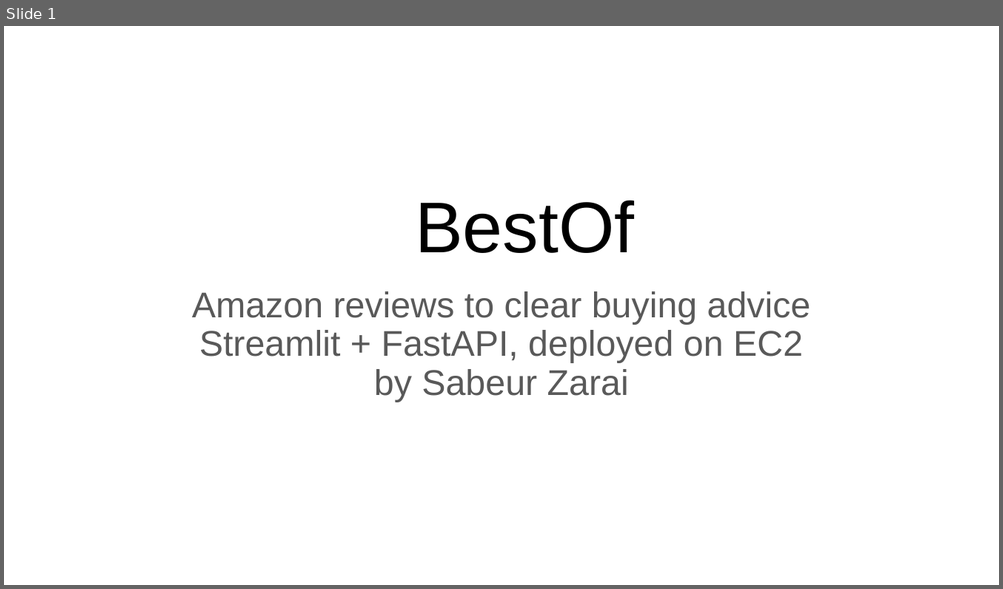
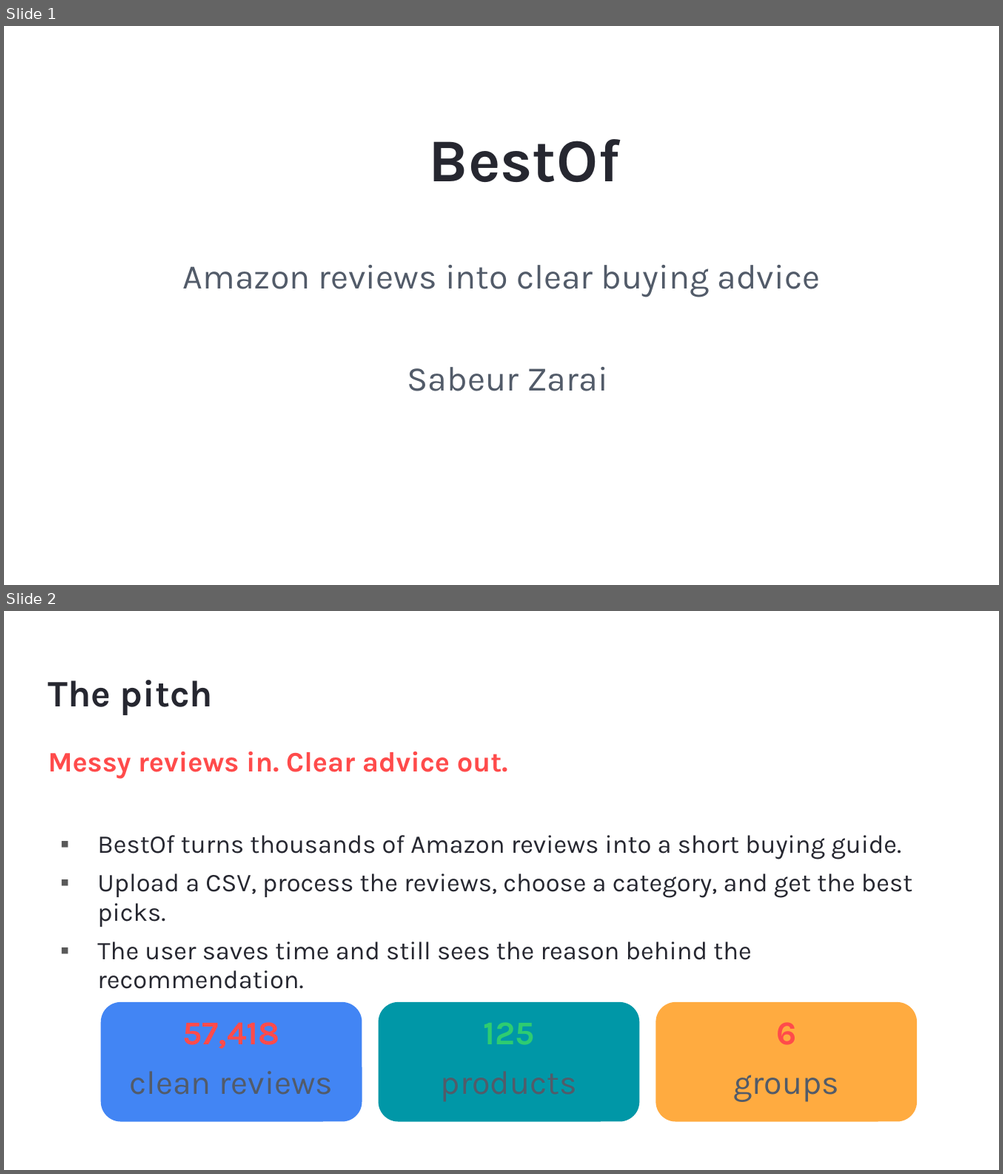
Before and after one commit to sabeurzarai/BestOf, a slide deck: BestOf_presentation.pptx. Shown one above the other, each under a label of ours: slide 1 before the commit, slides 1 and 2 after it. The pictures are 1003x589 and 1003x1174 pixels, drawn with LibreOffice and Linux fonts; fonts in the diff are those of the drawing. Boxes give left, top, right and bottom in pixels: in the first picture for what was removed or moved away, otherwise in the second. Text is boxed around its words. In the diff, an @@ line names an element or a change of style, - is before the commit and + after.

```diff
--- a/BestOf_presentation.pptx
+++ b/BestOf_presentation.pptx
@@ slide 2 added at box(4, 611, 999, 1170), background #FFFFFF @@
@@ title added at box(48, 680, 213, 715), 27 pt, text #262730, bold @@
+The pitch
@@ text added at box(48, 752, 912, 989), 18.5 pt, text #262730 @@
+Messy reviews in. Clear advice out.
+▪ BestOf turns thousands of Amazon reviews into a short buying guide.
+▪ Upload a CSV, process the reviews, choose a category, and get the best picks.
+▪ The user saves time and still sees the reason behind the recommendation.
@@ rounded rectangle added at box(100, 1003, 361, 1122), fill #4285F4, 24 pt, text #525B69 @@
+57,418
+clean reviews
@@ rounded rectangle added at box(378, 1003, 638, 1122), fill #0097A7, 24 pt, text #525B69 @@
+125
+products
@@ rounded rectangle added at box(655, 1003, 916, 1122), fill #FFAB40, 24 pt, text #525B69 @@
+6
+groups
@@ slide 1 changed as well @@
@@ title "BestOf" at box(429, 139, 620, 182): size 52 to 44 pt, font Arial to Karla, text colour #000000 to #262730, bold on; more space between paragraphs; vertical alignment bottom to top @@
@@ subtitle at box(183, 265, 820, 392): text changed; size 25.9 to 25 pt; font Arial to Karla; text colour #595959 to #525B69 @@
-Amazon reviews to clear buying advice
-Streamlit + FastAPI, deployed on EC2
-by Sabeur Zarai
+Amazon reviews into clear buying advice
+Sabeur Zarai
```
Also in this commit, not shown: 10 other slides added, 12 slides removed, 5 other files.
